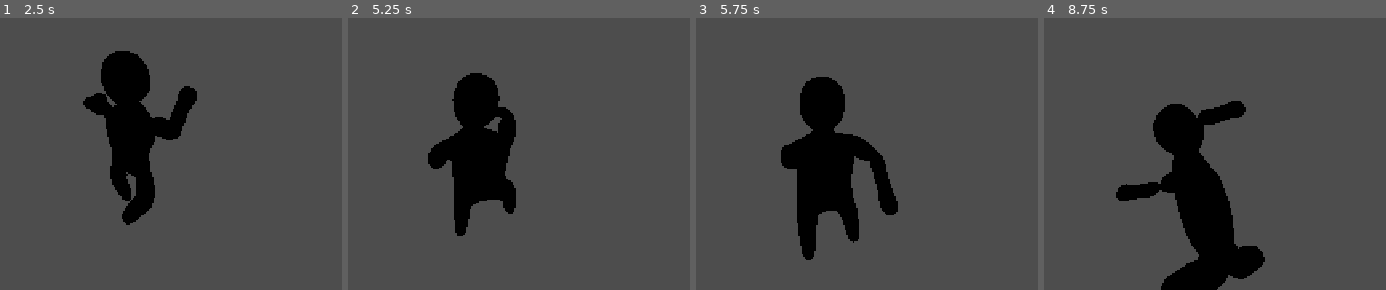
Above: before the commit, frames 1-4 (left to right).
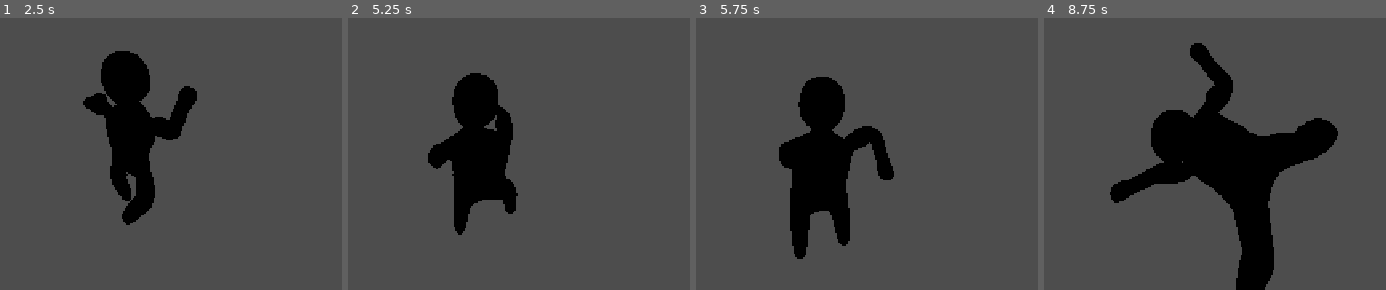
Above: after the commit, the same moments.

Repository: Lost-Rabbit-Digital/ChefWobbles
Game: Godot game, scene res://Scenes/character.tscn
The game is run twice, just before and just after one commit, with the same random seed, the same clock (stepped at 60 frames per second) and the same inputs. This scene is started directly instead of the project's main scene. Sound files missing from this copy of the repository are replaced by a short silence.
Inputs (mouse positions are in pixels of both pictures, inside the frame that each line leads up to):
- Up to frame 1 (2.5 s): tap Enter (ui_accept) at 0.5 s; move the mouse to (300, 42) at 0.52 s; press the mouse at (300, 42) at 0.53 s; hold D (move_right) 0.53-1.28 s; tap Space (jump) at 0.77, 1.52 s; move the mouse to (85, 66) at 1.27 s; release the mouse at (85, 66) at 1.28 s; hold Up (ui_up) from 1.28 s (still down); right-click (85, 66) at 1.35 s; move the mouse to (147, 56) at 2.02 s; tap R (ragdoll) at 2.1 s
- Up to frame 2 (5.25 s): keep holding Up (ui_up); move the mouse to (464, 72) at 2.77 s; click (464, 72) at 2.85 s; tap Space (jump) at 3.02, 3.77, 4.52 s; move the mouse to (532, 69) at 3.52 s; hold Right mouse button (grab_right) 3.53-4.28 s; move the mouse to (412, 58) at 4.27 s; tap R (ragdoll) at 4.35 s; move the mouse to (484, 64) at 5.02 s; press the mouse at (484, 64) at 5.03 s
- Up to frame 3 (5.75 s): keep holding Up (ui_up)
- Up to frame 4 (8.75 s): move the mouse to (1139, 56) at 5.77 s; release Up (ui_up) at 5.78 s; release the mouse at (1139, 56) at 5.78 s; hold D (move_right) 5.78-6.53 s; right-click (1139, 56) at 5.85 s; tap Space (jump) at 6.02, 6.77, 7.52 s; move the mouse to (1215, 64) at 6.52 s; hold Up (ui_up) from 6.53 s (still down); tap R (ragdoll) at 6.6 s; move the mouse to (1129, 66) at 7.27 s; click (1129, 66) at 7.35 s; move the mouse to (1191, 56) at 8.02 s; hold Right mouse button (grab_right) from 8.03 s (still down)

Frame 1 is identical in both runs. In frame 2, 0.4% of the frame differs, in the area x 23-50%, y 20-81%; in frame 3, 3.9%; in frame 4, 19%, in the area x 19-86%, y 9-100%.

Commit message:
Fixed authority system for multiplayer

Diff:
--- a/godot_project/scripts/multiplayer/multiplayer_movement.gd
+++ b/godot_project/scripts/multiplayer/multiplayer_movement.gd
@@ -7,34 +7,69 @@
 func _ready() -> void:
 	# Call parent setup first to initialize your movement system
 	super._ready()
+	_debug_authority()
 	_setup_multiplayer()
+
+# Updated debug - Add this to your player script temporarily
+# Put this in _ready() after super._ready()
+
+func _debug_authority():
+	"""Debug authority setup - call this after multiplayer setup"""
+	await get_tree().create_timer(1.0).timeout  # Wait longer for setup
+
+	print("=== AUTHORITY DEBUG ===")
+	print("Node name: ", name)
+	print("Player ID: ", player_id)
+	print("Local peer ID: ", multiplayer.get_unique_id())
+	print("Authority ID: ", get_multiplayer_authority())
+	print("Has authority: ", is_multiplayer_authority())
+
+	# Check if this player should have authority
+	var should_have_authority = false
+	var local_peer = multiplayer.get_unique_id()
+
+	# For simple IDs: Player_1 = host (peer 1), Player_2 = client (large peer ID)
+	if player_id == 1 and local_peer == 1:
+		should_have_authority = true
+	elif player_id == 2 and local_peer != 1:
+		should_have_authority = true
+
+	print("Should have authority: ", should_have_authority)
+	print("AUTHORITY CORRECT: ", is_multiplayer_authority() == should_have_authority)
+	print("=====================")
+
+func _debug_authority_check():
+	# Only log when there's actual input
+	if Input.get_vector("move_left", "move_right", "ui_up", "ui_down") != Vector2.ZERO:
+		print("Player ", player_id, " moving. Authority: ", is_multiplayer_authority(), " Local peer: ", multiplayer.get_unique_id())
 
 func _setup_multiplayer() -> void:
 	"""Setup multiplayer authority and groups"""
-	# Set authority based on peer ID from node name
-	var peer_id = name.get_slice("_", 1).to_int()
-	if peer_id > 0:
-		player_id = peer_id
+	# Extract simple ID from node name (Player_1, Player_2, etc.)
+	var name_parts = name.split("_")
+	if name_parts.size() >= 2:
+		player_id = name_parts[1].to_int()
 
-	set_multiplayer_authority(player_id)
-
-	# Add to groups for easy finding
+	# Authority is set by NetworkManager, don't override here
+	# Just setup groups and logging
 	add_to_group("players")
 	add_to_group("player_" + str(player_id))
 
-	print("Player ", player_id, " ready with authority: ", is_multiplayer_authority())
+	print("Player ", player_id, " ready. Authority will be set by NetworkManager.")
 
 func set_player_id(new_id: int) -> void:
-	"""Set player ID and update authority"""
+	"""Set player ID - called by NetworkManager after authority is set"""
+	var old_id = player_id
 	player_id = new_id
-	name = "Player_" + str(player_id)
-
-	# Update multiplayer authority
-	set_multiplayer_authority(player_id)
 
 	# Update groups
-	remove_from_group("player_" + str(player_id))
+	if old_id > 0:
+		remove_from_group("player_" + str(old_id))
 	add_to_group("player_" + str(new_id))
+
+	# Log after authority is set
+	await get_tree().process_frame
+	print("Player ID set: ", new_id, " Authority: ", get_multiplayer_authority(), " Has authority: ", is_multiplayer_authority(), " (Local peer: ", multiplayer.get_unique_id(), ")")
 
 func _physics_process(delta: float) -> void:
 	# Only run physics on the authority (the player who owns this character)
--- a/godot_project/scripts/multiplayer/multiplayer_network_manager.gd
+++ b/godot_project/scripts/multiplayer/multiplayer_network_manager.gd
@@ -21,6 +21,10 @@
 	"color": Color.WHITE
 }
 
+# Map large peer IDs to simple sequential IDs
+var peer_id_map: Dictionary = {}  # large_id -> simple_id
+var next_simple_id: int = 1
+
 func _ready() -> void:
 	multiplayer.peer_connected.connect(_on_peer_connected)
 	multiplayer.peer_disconnected.connect(_on_peer_disconnected)
@@ -38,8 +42,9 @@
 	multiplayer.multiplayer_peer = peer
 	print("Server started on port ", PORT)
 
-	# Add host as first player
+	# Add host as first player with simple ID
 	var host_id = 1
+	peer_id_map[host_id] = host_id  # Host keeps ID 1
 	players[host_id] = local_player_info.duplicate()
 	player_connected.emit(host_id, local_player_info)
 
@@ -62,6 +67,8 @@
 		multiplayer.multiplayer_peer = null
 
 	players.clear()
+	peer_id_map.clear()
+	next_simple_id = 1
 	print("Disconnected from multiplayer session")
 
 func start_multiplayer_game(scene_path: String) -> void:
@@ -78,31 +85,65 @@
 		print("No player scene assigned to NetworkManager!")
 		return
 
-	for peer_id in players:
-		add_player_to_scene(peer_id)
-
-func add_player_to_scene(peer_id: int):
+	for simple_id in players:
+		add_player_to_scene(simple_id)
+
+func add_player_to_scene(simple_id: int):
+	# Check if player already exists
+	var existing_player = get_tree().current_scene.get_node_or_null("Player_" + str(simple_id))
+	if existing_player:
+		print("Player ", simple_id, " already exists, skipping spawn")
+		return
+
 	var player = player_scene.instantiate()
-	player.name = "Player_" + str(peer_id)
+	player.name = "Player_" + str(simple_id)
 
 	var game_scene = get_tree().current_scene
 	if game_scene:
 		game_scene.add_child(player)
+
+		# Find the actual peer ID for this simple ID
+		var actual_peer_id = _get_actual_peer_id(simple_id)
+
+		# CRITICAL: Set authority using the actual peer ID
+		player.set_multiplayer_authority(actual_peer_id)
+		if player.has_method("set_player_id"):
+			player.set_player_id(simple_id)  # Use simple ID for game logic
+
 		player.global_position = Vector3(randf_range(-3, 3), 2, randf_range(-3, 3))
-		print("Spawned player ", peer_id)
-
-func remove_player_from_scene(peer_id: int):
-	var player = get_tree().current_scene.get_node_or_null("Player_" + str(peer_id))
+		print("Spawned player ", simple_id, " with authority: ", actual_peer_id, " (simple ID: ", simple_id, ")")
+
+func remove_player_from_scene(simple_id: int):
+	var player = get_tree().current_scene.get_node_or_null("Player_" + str(simple_id))
 	if player:
 		player.queue_free()
-		print("Removed player ", peer_id)
+		print("Removed player ", simple_id)
+
+func _get_actual_peer_id(simple_id: int) -> int:
+	"""Get the actual large peer ID from simple ID"""
+	for actual_id in peer_id_map:
+		if peer_id_map[actual_id] == simple_id:
+			return actual_id
+	return simple_id  # Fallback
+
+func _get_simple_id(actual_peer_id: int) -> int:
+	"""Get simple ID from actual peer ID"""
+	if peer_id_map.has(actual_peer_id):
+		return peer_id_map[actual_peer_id]
+
+	# Assign new simple ID
+	var simple_id = next_simple_id
+	next_simple_id += 1
+	peer_id_map[actual_peer_id] = simple_id
+	print("Mapped peer ", actual_peer_id, " to simple ID ", simple_id)
+	return simple_id
 
 # === PLAYER MANAGEMENT ===
 func set_local_player_info(info: Dictionary) -> void:
 	local_player_info.merge(info, true)
 
-func get_player_info(peer_id: int) -> Dictionary:
-	return players.get(peer_id, {})
+func get_player_info(simple_id: int) -> Dictionary:
+	return players.get(simple_id, {})
 
 func is_host() -> bool:
 	return multiplayer.is_server()
@@ -120,20 +161,22 @@
 	return multiplayer.multiplayer_peer != null
 
 # === SIGNAL HANDLERS ===
-func _on_peer_connected(peer_id: int) -> void:
-	print("Peer connected: ", peer_id)
+func _on_peer_connected(actual_peer_id: int) -> void:
+	print("Peer connected: ", actual_peer_id)
 
 	if multiplayer.is_server():
 		# Server automatically adds new players when they register
 		pass
 
-func _on_peer_disconnected(peer_id: int) -> void:
-	print("Peer disconnected: ", peer_id)
-
-	if players.has(peer_id):
-		players.erase(peer_id)
-		player_disconnected.emit(peer_id)
-		remove_player_from_scene(peer_id)
+func _on_peer_disconnected(actual_peer_id: int) -> void:
+	print("Peer disconnected: ", actual_peer_id)
+
+	var simple_id = _get_simple_id(actual_peer_id)
+	if players.has(simple_id):
+		players.erase(simple_id)
+		peer_id_map.erase(actual_peer_id)
+		player_disconnected.emit(simple_id)
+		remove_player_from_scene(simple_id)
 
 func _on_connected_to_server() -> void:
 	print("Connected to server!")
@@ -151,6 +194,8 @@
 	print("Server disconnected")
 	multiplayer.multiplayer_peer = null
 	players.clear()
+	peer_id_map.clear()
+	next_simple_id = 1
 	server_disconnected.emit()
 
 # === PLAYER REGISTRATION ===
@@ -159,19 +204,21 @@
 	if not multiplayer.is_server():
 		return
 
-	var sender_id = multiplayer.get_remote_sender_id()
-	players[sender_id] = player_info
-	print("Registered player: ", sender_id, " - ", player_info)
-
-	# Broadcast to all clients
-	_player_registered.rpc(sender_id, player_info)
+	var actual_peer_id = multiplayer.get_remote_sender_id()
+	var simple_id = _get_simple_id(actual_peer_id)
+
+	players[simple_id] = player_info
+	print("Registered player: ", actual_peer_id, " as simple ID ", simple_id, " - ", player_info)
+
+	# Broadcast to all clients using simple ID
+	_player_registered.rpc(simple_id, player_info)
 
 	# Add to scene if in game
 	var current_scene = get_tree().current_scene
 	if current_scene and current_scene.scene_file_path.contains("demo_scene"):
-		add_player_to_scene(sender_id)
+		add_player_to_scene(simple_id)
 
 @rpc("call_local", "reliable")
-func _player_registered(peer_id: int, player_info: Dictionary) -> void:
-	players[peer_id] = player_info
-	player_connected.emit(peer_id, player_info)
+func _player_registered(simple_id: int, player_info: Dictionary) -> void:
+	players[simple_id] = player_info
+	player_connected.emit(simple_id, player_info)
